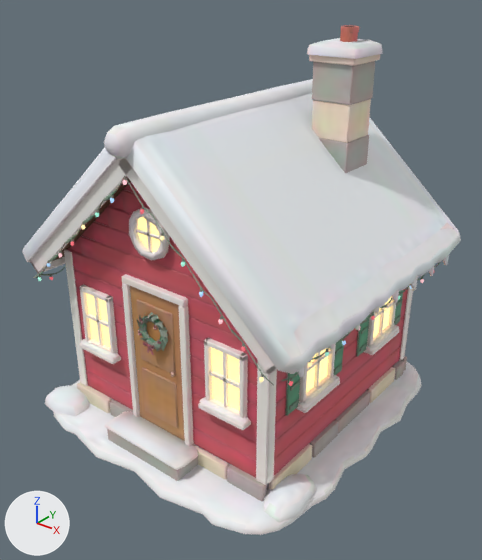
The glTF model public/env/snowy-cabin.glb: old version first, new version second.
Rendered twice from a 50 mm lens placed at (5.01, -6.33, 5.69), pointed at (0.14, -0.25, 1.92). Every picture has the same lights, and +X, +Y and +Z are marked at lower left. The first picture is the older version. Where no turn or scale is listed for an object, it has been applied to the vertices. Vertices at exactly the same position are counted once.

In view in the first picture: 'snowy-cabin_body', 'snowy-cabin_bulbs_glow', 'snowy-cabin_window_glow'.
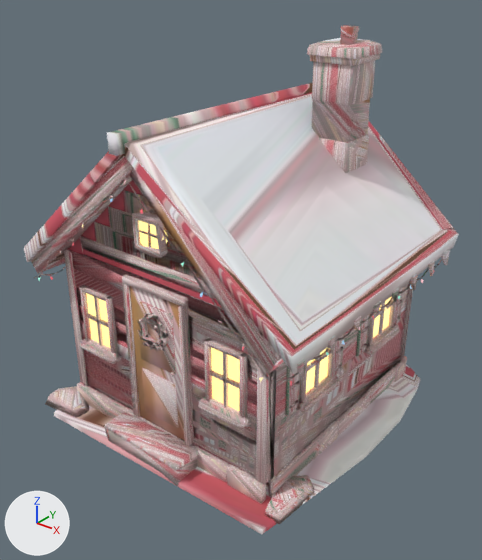
Where the newer file only moved an object's origin or applied its transform, the numbers keep the older frame.

The change, as a list of edits to the scene's bpy script:
```text
Change me_snowy_cabin_body:
    used by ob_snowy_cabin_body; location = (0.0, -0.01, 2.48)
    remove me_snowy_cabin_body.from_pydata(...)  # 5291 vertices, 9926 faces; spans x -2.15..2.15, y -2.29..2.29, z -2.48..2.48
    add me_snowy_cabin_body.from_pydata(...)  # 2041 vertices, 3805 faces; spans x -2.1..2.1, y -2.1..2.25, z -2.48..2.48
    me_snowy_cabin_body part 1: 12 loose pieces with 115 vertices, spanning x -1.94..1.94, y -1.97..1.34, z -0.99..0.95, are deleted
    me_snowy_cabin_body part 2: 6 vertices moved within x -0.16..0.13, y -1.78..-1.76, z -0.73..-0.56; 3076 vertices removed from x -2.15..2.15, y -2.29..2.29, z -2.48..2.48; 6 vertices added at x -0.24..0.29, y -1.94..1.82, z -0.91..1.55
    me_snowy_cabin_body part 3: 911 kept faces spanning x -2.1..2.1, y -2.06..2.14, z -2.48..2.48 get new texture (UV) coordinates
    other edits to the shape of me_snowy_cabin_body do not show in these pictures
Change me_snowy_cabin_bulbs_glow:
    used by ob_snowy_cabin_bulbs_glow; location = (0.0, -0.16, 2.74)
    remove me_snowy_cabin_bulbs_glow.from_pydata(...)  # 592 vertices, 1036 faces; spans x -1.96..1.96, y -1.83..1.83, z -0.92..0.92
    add me_snowy_cabin_bulbs_glow.from_pydata(...)  # 178 vertices, 205 faces; spans x -1.95..1.95, y -1.83..1.82, z -0.92..0.91
    me_snowy_cabin_bulbs_glow part 4: 224 vertices removed from x -0.24..1.96, y -1.83..1.83, z -0.91..0.92; 1 vertex added at x 0.98, y -1.8, z -0.08
    other edits to the shape of me_snowy_cabin_bulbs_glow do not show in these pictures
```

Pixel boxes (x1, y1, x2, y2) of what changed, in the pictures (482 x 560 px):
'snowy-cabin_body', reshaped: before (22, 25, 461, 535); after (24, 25, 459, 534)
part 1 of me_snowy_cabin_body, deleted: before (139, 206, 423, 355)
part 2 of me_snowy_cabin_body, cut back: before (22, 25, 461, 535); after (125, 95, 331, 344)
part 3 of me_snowy_cabin_body, surface changed: (27, 25, 450, 501) in both
part 4 of me_snowy_cabin_bulbs_glow, cut back: before (110, 180, 424, 386)
